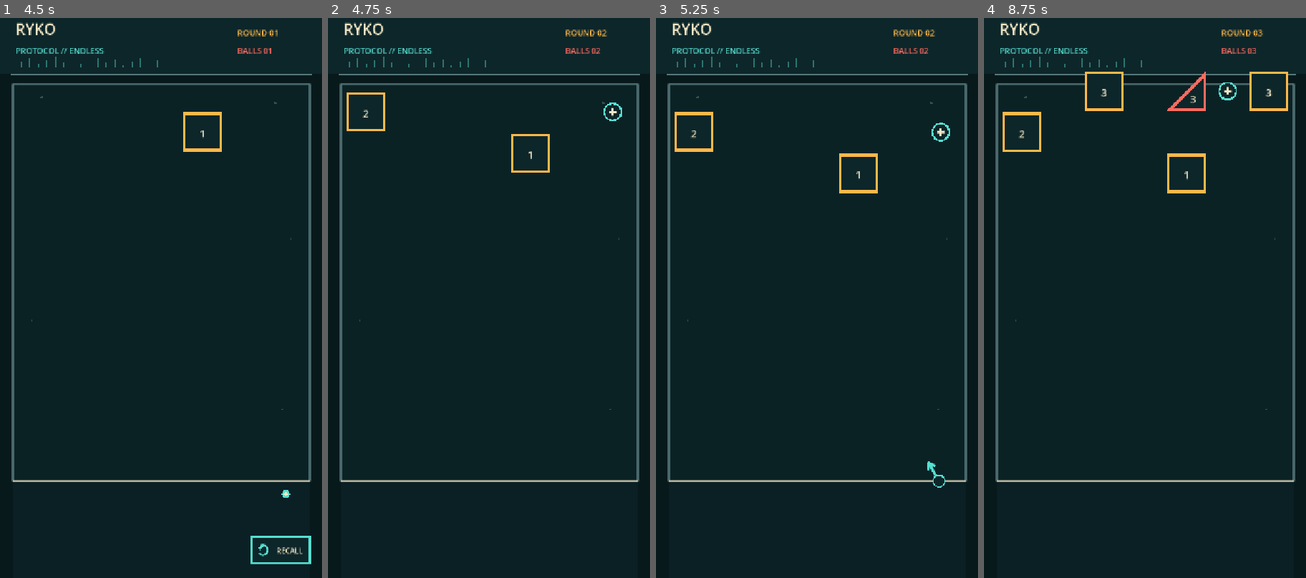
Above: before the commit, frames 1-4 (left to right).
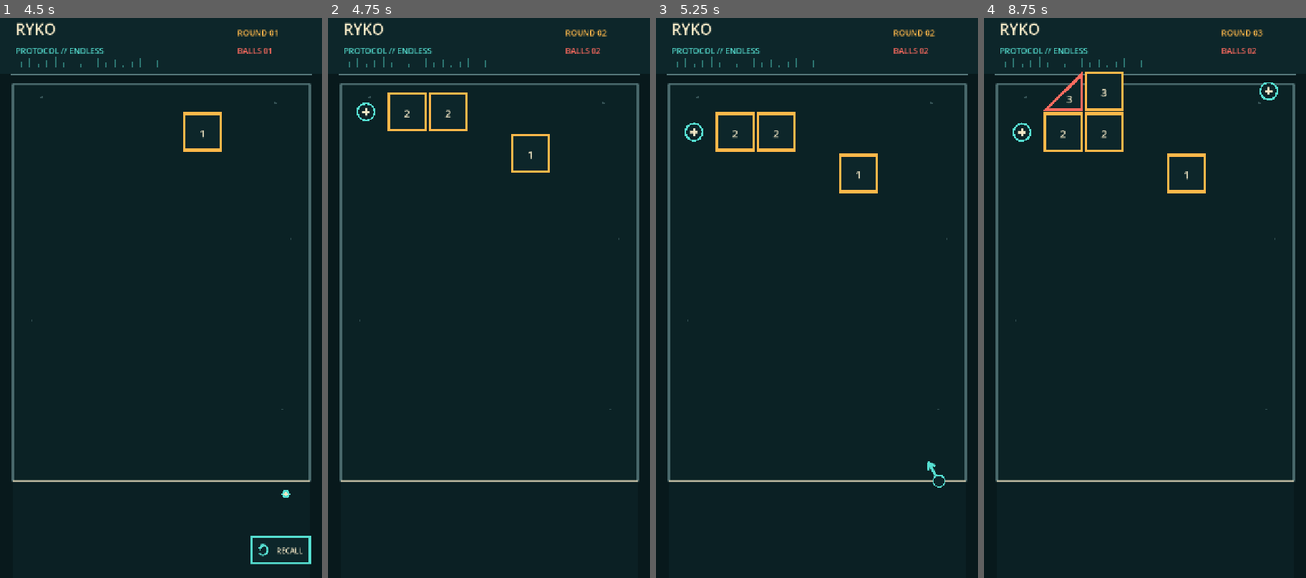
Above: after the commit, the same moments.

Repository: dfagaras/ryko-game
Game: Godot game, scene res://scenes/main.tscn
Two runs of this game, one before a commit and one after it. Both use one fixed random seed, a clock stepped at 60 frames per second and the inputs below.
Inputs (mouse positions are in pixels of both pictures, inside the frame that each line leads up to):
- Up to frame 1 (4.5 s): tap Enter at 0.5, 2.75, 4.25 s; move the mouse to (231, 264) at 0.52 s; click (231, 264) at 0.67 s; tap Space at 1.25, 3.5 s; drag from (96, 320) to (144, 404) at 1.27 s; move the mouse to (193, 163) at 2.02 s; click (193, 163) at 2.17 s; drag from (144, 404) to (64, 208) at 2.77 s; move the mouse to (257, 376) at 3.52 s; click (257, 376) at 3.67 s; drag from (64, 208) to (112, 146) at 4.27 s
- Up to frame 2 (4.75 s): no input
- Up to frame 3 (5.25 s): move the mouse to (833, 292) at 5.02 s; click (833, 292) at 5.17 s
- Up to frame 4 (8.75 s): tap Space at 5.75 s; drag from (1096, 146) to (1080, 320) at 5.77 s; move the mouse to (1215, 264) at 6.52 s; click (1215, 264) at 6.67 s; drag from (1080, 320) to (1128, 404) at 7.27 s; move the mouse to (1177, 163) at 8.02 s; click (1177, 163) at 8.17 s

Frame 1 is identical in both runs. In frame 2, 0.7% of the frame differs, in the area x 5-92%, y 13-21%; in frame 3, 0.9%; in frame 4, 1.6%, in the area x 5-95%, y 5-24%.

Commit message:
feat: add alternating phase blocks

Diff:
--- a/scripts/main.gd
+++ b/scripts/main.gd
@@ -46,6 +46,7 @@
 const REGENERATIVE_BLOCK_START_TURN := 12
 const REGENERATIVE_GROWTH := 1.5
 const BLACK_HOLE_BLOCK_START_TURN := 5
+const PHASE_BLOCK_START_TURN := 8
 
 const BG := Color("#08191c")
 const PLAYFIELD_BG := Color("#0b2225")
@@ -56,6 +57,7 @@
 const REGENERATIVE_GREEN := Color("#9ee66f")
 const VOID_PURPLE := Color("#b36cff")
 const VOID_DARK := Color("#020608")
+const PHASE_BLUE := Color("#78a8ff")
 const MUTED := Color("#55777a")
 const CREAM := Color("#f3e7c5")
 
@@ -167,9 +169,6 @@
 	var row_shapes: Array[String] = []
 	var row_orientations: Array[String] = []
 	var square_indices: Array[int] = []
-	var row_columns: Array[int] = []
-	for index in range(block_count):
-		row_columns.append(columns[index])
 
 	for index in range(block_count):
 		if turn >= 3 and rng.randf() < TRIANGLE_CHANCE:
@@ -207,11 +206,25 @@
 	if not black_hole_candidates.is_empty() and rng.randf() < _black_hole_block_spawn_chance():
 		black_hole_index = black_hole_candidates[rng.randi_range(0, black_hole_candidates.size() - 1)]
 
+	# Phase blocks may use either base shape, but cannot overlap another special
+	# variant. They spawn active and alternate on every later row descent.
+	var phase_index := -1
+	var phase_candidates: Array[int] = []
+	for index in range(block_count):
+		if index != dense_index and index != regenerative_index and index != black_hole_index:
+			phase_candidates.append(index)
+	if not phase_candidates.is_empty() and rng.randf() < _phase_block_spawn_chance():
+		phase_index = phase_candidates[rng.randi_range(0, phase_candidates.size() - 1)]
+
 	for index in range(block_count):
 		var column := columns[index]
-		var variant := "regenerative" if index == regenerative_index else "normal"
+		var variant := "normal"
+		if index == regenerative_index:
+			variant = "regenerative"
+		elif index == phase_index:
+			variant = "phase"
 		if row_shapes[index] == "triangle":
-			_add_triangle_block(column, row, hp, row_orientations[index])
+			_add_triangle_block(column, row, hp, row_orientations[index], variant)
 		else:
 			var is_dense := index == dense_index
 			var square_hp := hp * DENSE_BLOCK_MULTIPLIER if is_dense else hp
@@ -221,7 +234,7 @@
 			elif index == black_hole_index:
 				variant = "black_hole"
 				square_hp = maxi(1, int(floor(float(hp) * 0.5)))
-				absorbing_sides = _choose_black_hole_sides(column, row, row_columns)
+				absorbing_sides = _choose_black_hole_sides()
 			_add_square_block(column, row, square_hp, variant, absorbing_sides)
 
 	var pickup_column := columns[block_count]
@@ -273,34 +286,28 @@
 	return 0.35
 
 
-func _choose_black_hole_sides(column: int, row: int, row_columns: Array[int]) -> Array[String]:
-	var exposed: Array[String] = []
-	if column > 0 and not row_columns.has(column - 1):
-		exposed.append("left")
-	if column < COLUMN_COUNT - 1 and not row_columns.has(column + 1):
-		exposed.append("right")
-	# A freshly spawned row never has a block directly above it.
-	exposed.append("top")
-
-	var bottom_is_blocked := false
-	for item in blocks:
-		var body: StaticBody2D = item["body"] as StaticBody2D
-		if is_instance_valid(body) and int(item["column"]) == column and int(item["row"]) == row + 1:
-			bottom_is_blocked = true
-			break
-	if not bottom_is_blocked:
-		exposed.append("bottom")
-
-	for index in range(exposed.size() - 1, 0, -1):
+func _phase_block_spawn_chance() -> float:
+	if turn < PHASE_BLOCK_START_TURN:
+		return 0.0
+	if turn <= 19:
+		return 0.20
+	if turn <= 29:
+		return 0.26
+	return 0.32
+
+
+func _choose_black_hole_sides() -> Array[String]:
+	var sides: Array[String] = ["left", "right", "top", "bottom"]
+	for index in range(sides.size() - 1, 0, -1):
 		var swap_index := rng.randi_range(0, index)
-		var value := exposed[index]
-		exposed[index] = exposed[swap_index]
-		exposed[swap_index] = value
-
-	var side_count := rng.randi_range(1, exposed.size())
+		var value := sides[index]
+		sides[index] = sides[swap_index]
+		sides[swap_index] = value
+
+	var side_count := rng.randi_range(1, 4)
 	var selected: Array[String] = []
 	for index in range(side_count):
-		selected.append(exposed[index])
+		selected.append(sides[index])
 	return selected
 
 
@@ -332,6 +339,7 @@
 		"shape": "square",
 		"variant": variant,
 		"absorbing_sides": absorbing_sides,
+		"phase_active": true,
 		"hp_multiplier": DENSE_BLOCK_MULTIPLIER if variant == "dense" else 1,
 		"hp": hp,
 		"position": body.position,
@@ -341,7 +349,7 @@
 	})
 
 
-func _add_triangle_block(column: int, row: int, hp: int, orientation: String) -> void:
+func _add_triangle_block(column: int, row: int, hp: int, orientation: String, variant: String = "normal") -> void:
 	var body := StaticBody2D.new()
 	body.position = _cell_center(column, row)
 	body.set_meta("kind", "block")
@@ -353,7 +361,8 @@
 	blocks.append({
 		"body": body,
 		"shape": "triangle",
-		"variant": "normal",
+		"variant": variant,
+		"phase_active": true,
 		"hp_multiplier": 1,
 		"hp": hp,
 		"position": body.position,
@@ -679,6 +688,7 @@
 func _begin_board_advance() -> void:
 	state = TurnState.ADVANCING
 	row_advance_elapsed = 0.0
+	_toggle_phase_blocks()
 
 	var remaining_pickups: Array[Dictionary] = []
 	for pickup in pickups:
@@ -702,6 +712,18 @@
 		var pickup_position: Vector2 = pickup["position"]
 		pickup["move_from"] = pickup_position
 		pickup["move_to"] = pickup_position + Vector2(0.0, ROW_STEP)
+
+
+func _toggle_phase_blocks() -> void:
+	for item in blocks:
+		if String(item.get("variant", "normal")) != "phase":
+			continue
+		var body: StaticBody2D = item["body"] as StaticBody2D
+		if not is_instance_valid(body):
+			continue
+		var is_active := not bool(item.get("phase_active", true))
+		item["phase_active"] = is_active
+		body.collision_layer = 1 if is_active else 0
 
 
 func _process_board_advance(delta: float) -> void:
@@ -860,6 +882,10 @@
 		var hp := str(item["hp"])
 		var variant := String(item.get("variant", "normal"))
 		var is_regenerative := variant == "regenerative"
+		var is_phase := variant == "phase"
+		var phase_active := bool(item.get("phase_active", true))
+		var phase_alpha := 1.0 if phase_active else 0.28
+		var label_color := CREAM if not is_phase or phase_active else Color(CREAM, 0.38)
 		if item["shape"] == "square":
 			var rect := Rect2(center - Vector2(CELL, CELL) * 0.5, Vector2(CELL, CELL))
 			var is_dense := variant == "dense"
@@ -871,10 +897,16 @@
 				border_color = REGENERATIVE_GREEN
 			elif is_black_hole:
 				border_color = VOID_PURPLE
+			elif is_phase:
+				border_color = Color(PHASE_BLUE, phase_alpha)
 			# Draw the border as an outer solid shape plus an inset fill. Unlike a
 			# centered stroke, this can never overlap a neighbouring cell.
 			draw_rect(rect, border_color, true)
-			draw_rect(rect.grow(-BLOCK_OUTLINE_WIDTH), PANEL, true)
+			draw_rect(
+				rect.grow(-BLOCK_OUTLINE_WIDTH),
+				Color(PANEL, 0.22) if is_phase and not phase_active else PANEL,
+				true
+			)
 			if is_dense:
 				var inner_border := rect.grow(-(BLOCK_OUTLINE_WIDTH + 7.0))
 				draw_rect(inner_border, AQUA, false, 3.0, true)
@@ -885,6 +917,9 @@
 				label_center.y += 7.0
 			elif is_black_hole:
 				_draw_black_hole_sides(rect, item.get("absorbing_sides", []))
+			elif is_phase:
+				_draw_centered_label("P", center + Vector2(0.0, -28.0), 13, Color(PHASE_BLUE, phase_alpha))
+				label_center.y += 7.0
 		else:
 			var local_points := _triangle_local_points(String(item["orientation"]))
 			var points := PackedVector2Array()
@@ -898,9 +933,15 @@
 			var inner_points := PackedVector2Array()
 			for point in inner_local_points:
 				inner_points.append(center + point)
-			draw_colored_polygon(points, CORAL)
-			draw_colored_polygon(inner_points, PANEL)
-		_draw_centered_label(hp, label_center, 24, CREAM)
+			draw_colored_polygon(points, Color(PHASE_BLUE, phase_alpha) if is_phase else CORAL)
+			draw_colored_polygon(
+				inner_points,
+				Color(PANEL, 0.22) if is_phase and not phase_active else PANEL
+			)
+			if is_phase:
+				_draw_centered_label("P", label_center + Vector2(0.0, -24.0), 13, Color(PHASE_BLUE, phase_alpha))
+				label_center.y += 7.0
+		_draw_centered_label(hp, label_center, 24, label_color)
 
 
 func _draw_black_hole_sides(rect: Rect2, absorbing_sides: Array) -> void:
